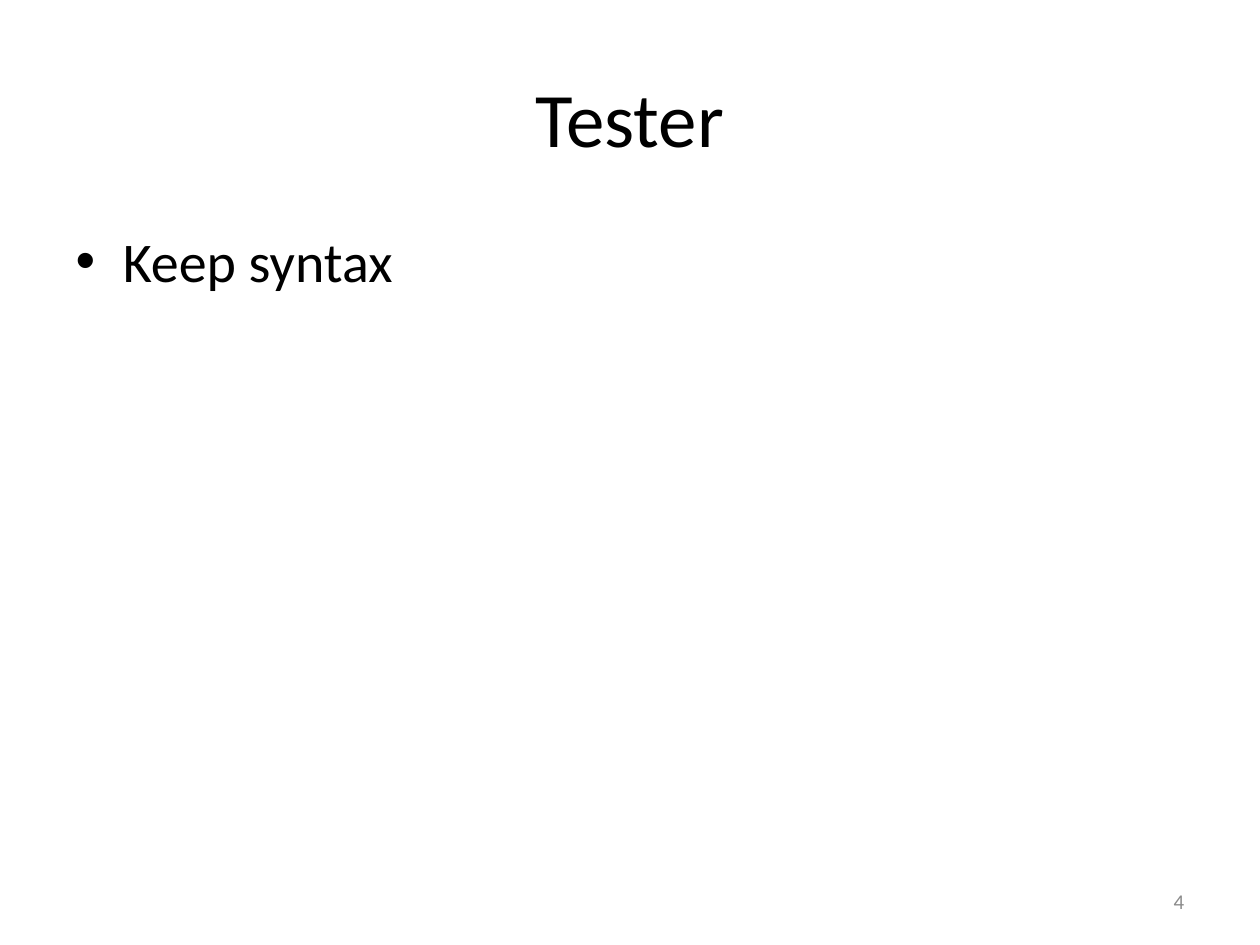
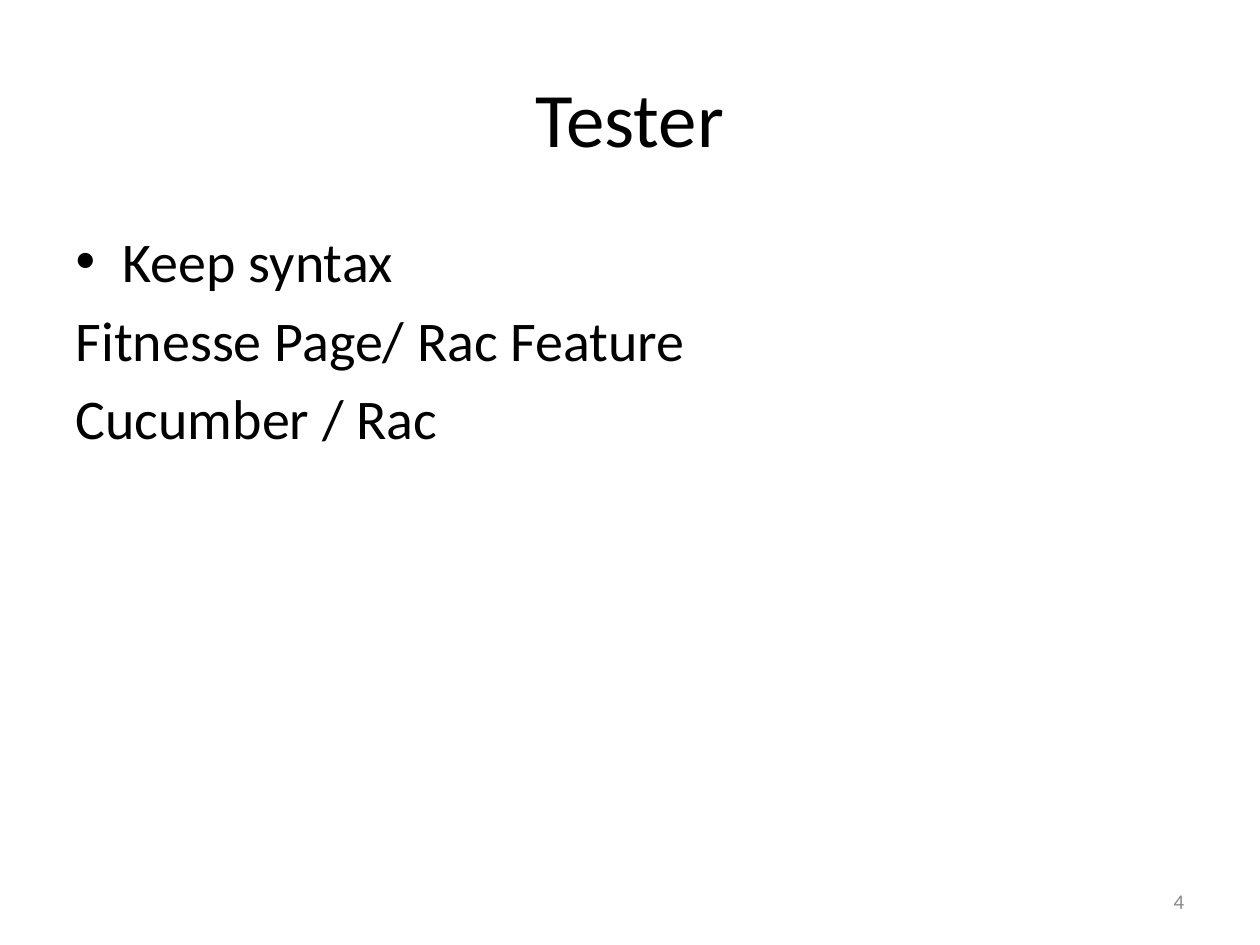
Before and after one commit to msuarz/portfolio, a slide deck: slide 4 of agile2011/presentation.pptx. Drawn at 1260x945 pixels with LibreOffice and Linux fonts; fonts in the diff are those of the drawing. Boxes give left, top, right and bottom in pixels: in the first picture for what was removed or moved away, otherwise in the second. Text is boxed around its words. In the diff, an @@ line names an element or a change of style, - is before the commit and + after.

```diff
--- a/agile2011/presentation.pptx
+++ b/agile2011/presentation.pptx
@@ text at (76, 322, 685, 440): paragraphs added @@
+Fitnesse Page/ Rac Feature
+Cucumber / Rac
```
Also in this commit, not shown: 12 other slides changed, 1 slide added, 2 slides removed, 1 other file.
